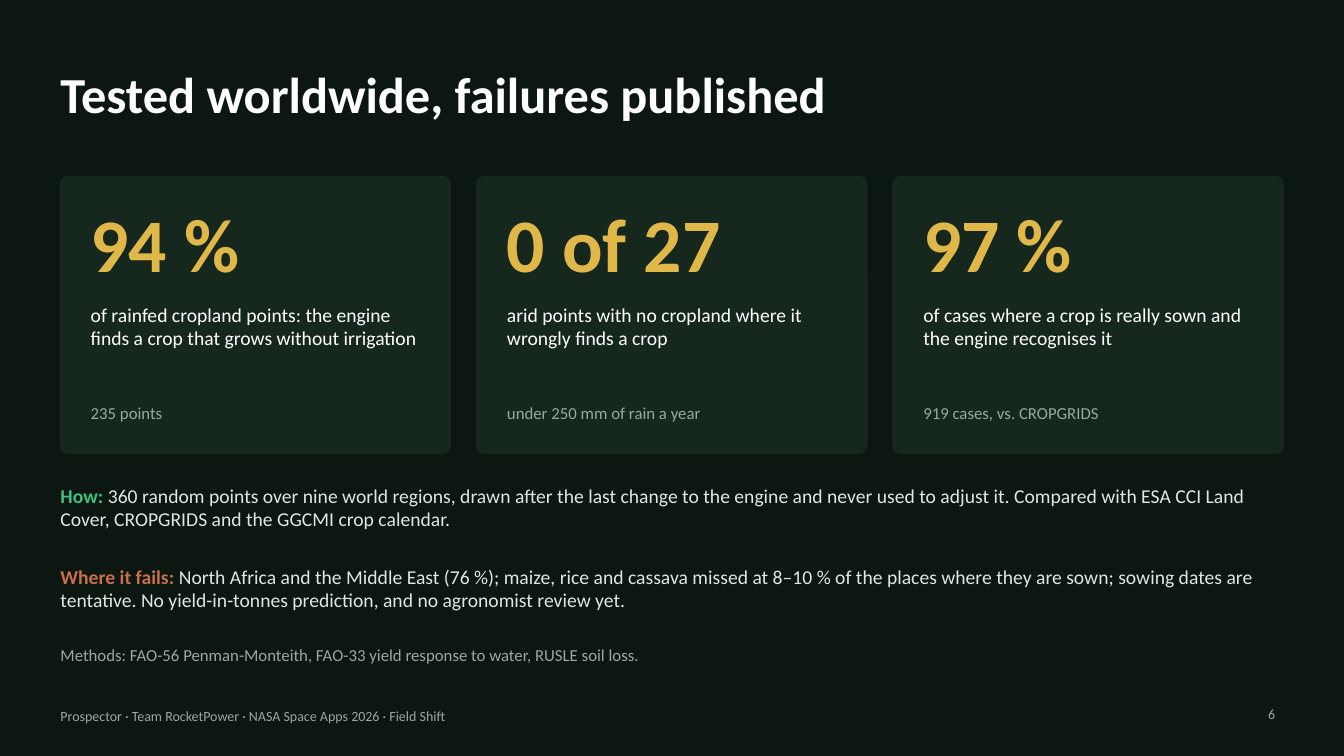
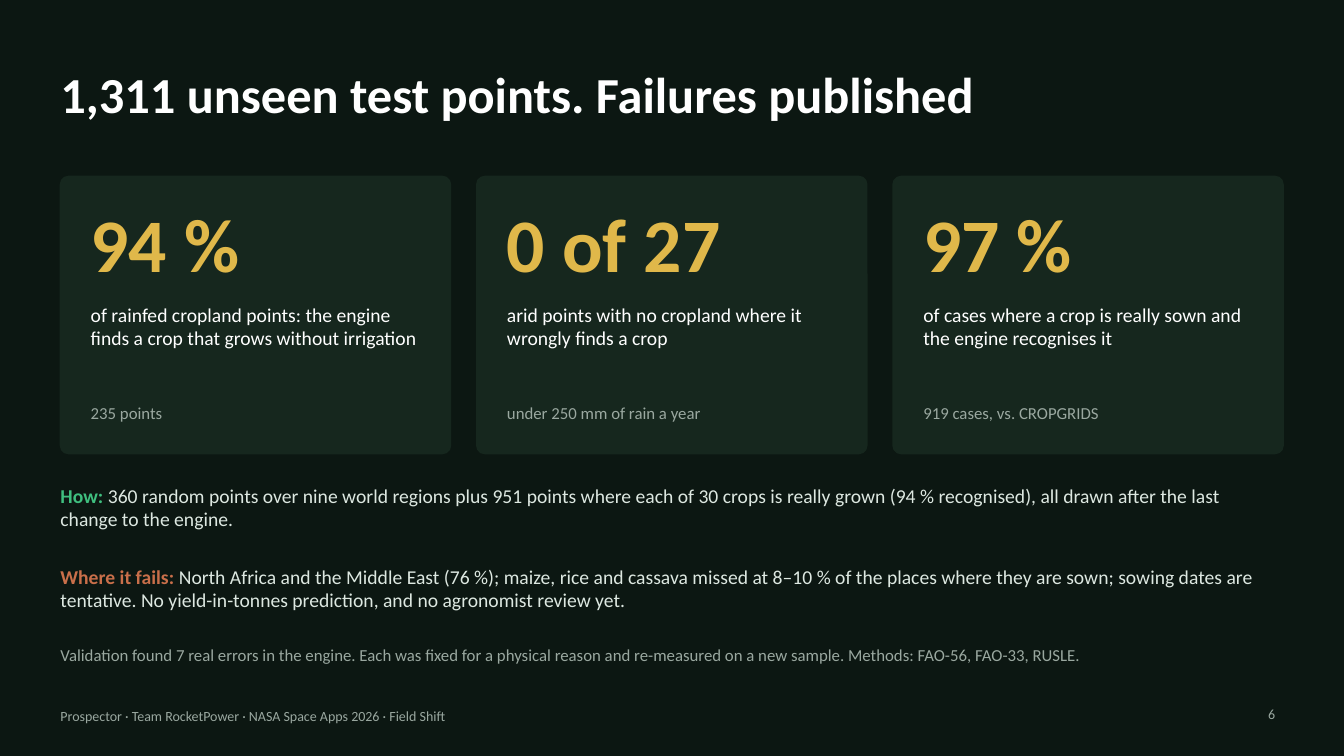
Before and after one commit to fergomezs2024/prospector-field-shift, a slide deck: slide 6 of docs/demo/Prospector_RocketPower_demo.pptx. Drawn at 1344x756 pixels with LibreOffice and Linux fonts; fonts in the diff are those of the drawing. Boxes give left, top, right and bottom in pixels: in the first picture for what was removed or moved away, otherwise in the second. Text is boxed around its words. In the diff, an @@ line names an element or a change of style, - is before the commit and + after.

```diff
--- a/docs/demo/Prospector_RocketPower_demo.pptx
+++ b/docs/demo/Prospector_RocketPower_demo.pptx
@@ title at box(60, 77, 973, 121): text changed @@
-Tested worldwide, failures published
+1,311 unseen test points. Failures published
@@ text at box(60, 489, 1219, 530): text changed @@
-How: 360 random points over nine world regions, drawn after the last change to the engine and never used to adjust it. Compared with ESA CCI Land Cover, CROPGRIDS and the GGCMI crop calendar.
+How: 360 random points over nine world regions plus 951 points where each of 30 crops is really grown (94 % recognised), all drawn after the last change to the engine.
@@ text at box(60, 649, 1080, 664): text changed @@
-Methods: FAO-56 Penman-Monteith, FAO-33 yield response to water, RUSLE soil loss.
+Validation found 7 real errors in the engine. Each was fixed for a physical reason and re-measured on a new sample. Methods: FAO-56, FAO-33, RUSLE.
```
Also in this commit, not shown: 4 other slides changed, 1 slide added, 1 slide removed, 12 other files.
